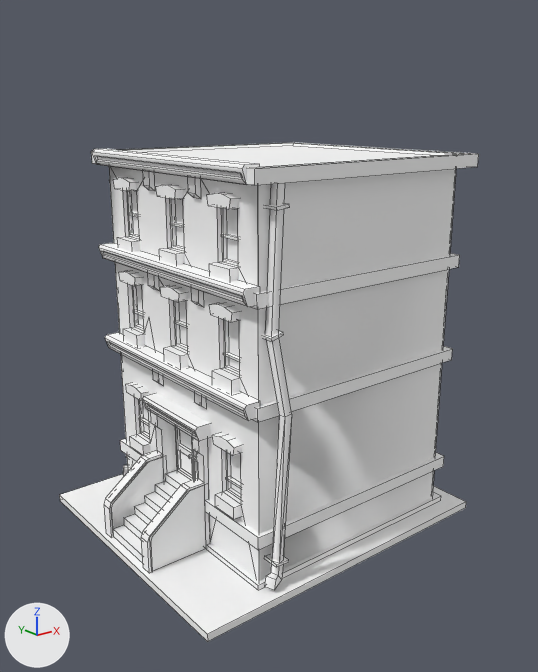
An edit to the FBX model Assets/ThirdParty/Toon City/Models/Building_5A.fbx, drawn before and after from the same camera.
One viewpoint serves both versions: a camera (50 mm lens) standing at (-18.5, -23.7, 17.4) and looking at (-0.1, -0.7, 8.2). Every picture has the same lights, and +X, +Y and +Z are marked at lower left. Mesh edges are drawn as thin lines. Where no turn or scale is listed for an object, it has been applied to the vertices. Vertices at the same position are counted once.

Names of what the first picture shows: 'Building_5A', 'Window_Lights_5A'.
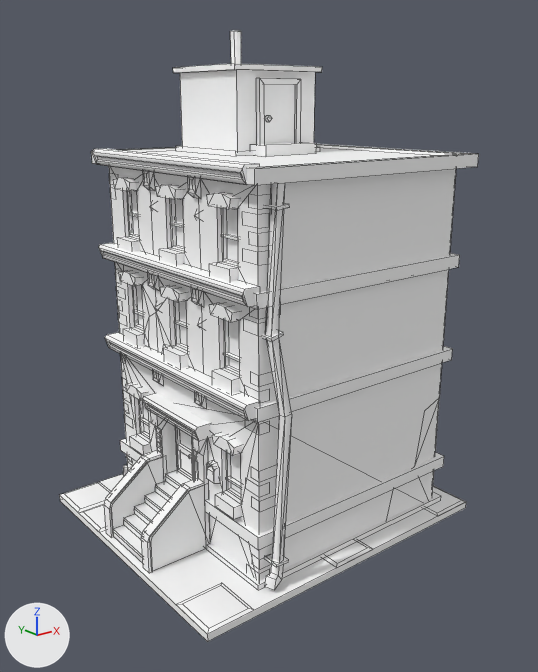
The edits, one by one:
me_mesh_806 is used by ob_building_5a; location (0.0, 0.0, 0.0).
me_mesh_806 had 995 vertices, 555 faces and spanned x -7.0..7.0, y -6.0..6.0, z 0.0..15.6.
me_mesh_806 now has 1485 vertices, 1040 faces and spans x -7.0..7.0, y -6.0..6.0, z 0.0..20.3.
me_mesh_806 part 1: 430 vertices added at x -7.0..6.2, y -5.0..6.0, z 0.3..20.3.
me_mesh_806 part 2: 45 vertices added at x -7.0..7.0, y -6.0..-1.3, z 0.0..11.0.

Boxes [x1, y1, x2, y2] around the edits, measured in the pictures (538 x 672 px):
'Building_5A', reshaped (22% taller)
    before: [59, 142, 479, 642]
    after: [59, 30, 479, 642]
part 1 of me_mesh_806, added
    after: [60, 30, 322, 563]
part 2 of me_mesh_806, added
    after: [176, 169, 466, 634]
